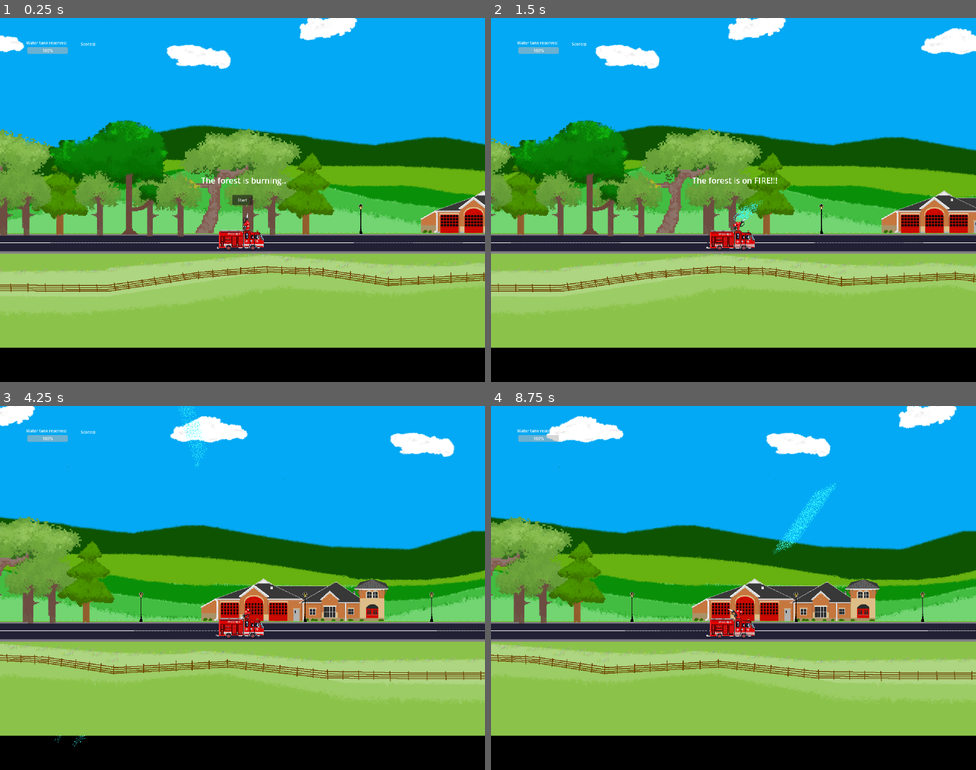
Above: before the commit, frames 1-4 (two rows, left to right).
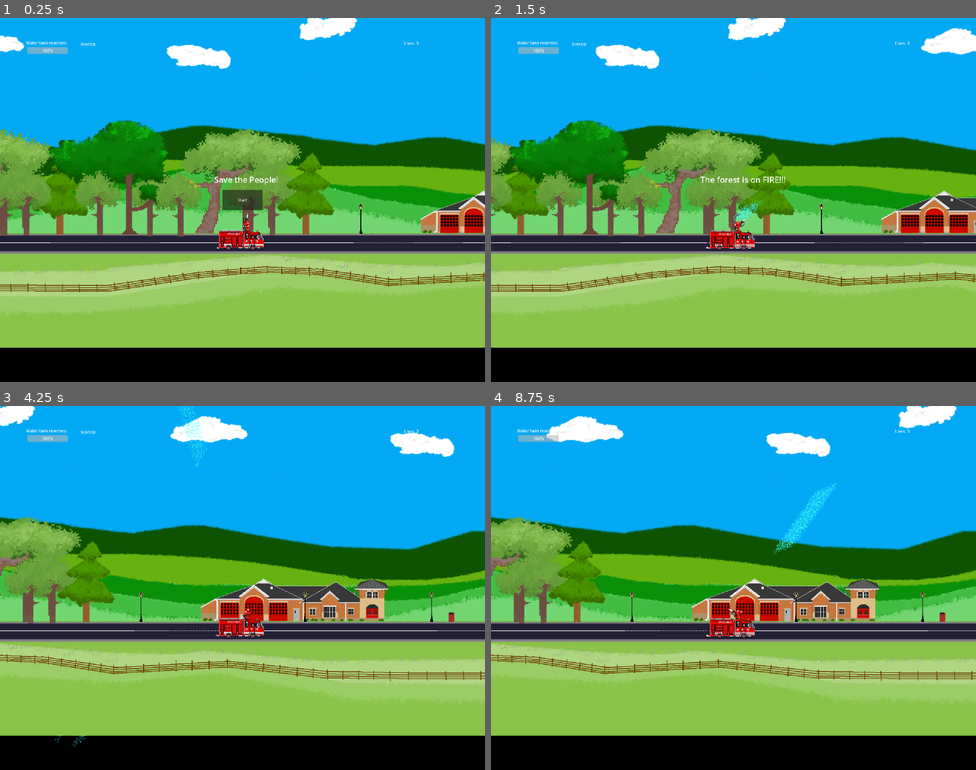
Above: after the commit, the same moments.

Repository: DevBelloper/8_Bit_Fire
Game: Godot game, scene res://scenes/main.tscn
The game is run twice, just before and just after one commit, with the same random seed, the same clock (stepped at 60 frames per second) and the same inputs.
Inputs (mouse positions are in pixels of both pictures, inside the frame that each line leads up to):
- Up to frame 1 (0.25 s): no input
- Up to frame 2 (1.5 s): click "Start" at 0.5 s; move the mouse to (840, 181) at 1.27 s; press the mouse at (840, 181) at 1.28 s; hold D (move_right) from 1.28 s (still down)
- Up to frame 3 (4.25 s): move the mouse to (145, 606) at 2.02 s; release D (move_right) at 2.03 s; release the mouse at (145, 606) at 2.03 s; hold Left (move_left) 2.03-2.78 s; click (145, 606) at 2.1 s; move the mouse to (291, 507) at 2.77 s; press the mouse at (291, 507) at 2.78 s; hold D (move_right) from 2.78 s (still down); move the mouse to (218, 660) at 3.52 s; release the mouse at (218, 660) at 3.53 s; click (218, 660) at 3.6 s
- Up to frame 4 (8.75 s): move the mouse to (879, 642) at 4.27 s; release D (move_right) at 4.28 s; press the mouse at (879, 642) at 4.28 s; hold Left (move_left) 4.28-6.53 s; move the mouse to (588, 533) at 5.02 s; release the mouse at (588, 533) at 5.03 s; click (588, 533) at 5.1 s; move the mouse to (757, 588) at 5.77 s; press the mouse at (757, 588) at 5.78 s; move the mouse to (660, 497) at 6.52 s; release the mouse at (660, 497) at 6.53 s; hold D (move_right) from 6.53 s (still down); click (660, 497) at 6.6 s; move the mouse to (840, 569) at 7.27 s; press the mouse at (840, 569) at 7.28 s; move the mouse to (636, 606) at 8.02 s; release the mouse at (636, 606) at 8.03 s; click (636, 606) at 8.1 s

The runs differ from the first frame. In frame 1, 0.6% of the frame differs, in the area x 41-87%, y 6-53%; in frame 2, 0.2%; in frame 3, less than 0.1%; in frame 4, less than 0.1%.

Commit message:
General Update
I have been sitting on these commits for too long.

Diff:
--- /dev/null
+++ b/scenes/Backup_projectile.tscn
@@ -0,0 +1,53 @@
+[gd_scene load_steps=6 format=3 uid="uid://co8euca1gkyoj"]
+
+[ext_resource type="Script" path="res://scripts/projectile.gd" id="1_tgmb0"]
+[ext_resource type="Texture2D" uid="uid://cqdqqekp6u5v5" path="res://assets/water.png" id="2_xwrro"]
+
+[sub_resource type="Shader" id="Shader_l0rgv"]
+code = "shader_type particles;
+
+void start() {
+	// Called when a particle is spawned.
+}
+
+void process() {
+	// Called every frame on existing particles (according to the Fixed FPS property).
+}
+"
+
+[sub_resource type="ShaderMaterial" id="ShaderMaterial_kraxi"]
+shader = SubResource("Shader_l0rgv")
+
+[sub_resource type="CircleShape2D" id="CircleShape2D_r7x83"]
+
+[node name="Projectile" type="Area2D" groups=["water"]]
+scale = Vector2(0.982299, 0.988166)
+collision_layer = 17
+collision_mask = 4
+script = ExtResource("1_tgmb0")
+
+[node name="Sprite2D" type="Sprite2D" parent="."]
+visible = false
+material = SubResource("ShaderMaterial_kraxi")
+scale = Vector2(0.75, 0.75)
+texture = ExtResource("2_xwrro")
+
+[node name="CollisionShape2D" type="CollisionShape2D" parent="."]
+position = Vector2(-1.01802, 0)
+scale = Vector2(0.5, 0.5)
+shape = SubResource("CircleShape2D_r7x83")
+
+[node name="CPUParticles2D" type="CPUParticles2D" parent="."]
+amount = 80
+lifetime = 0.5
+speed_scale = 5.0
+explosiveness = 0.09
+emission_shape = 2
+emission_sphere_radius = 6.0
+particle_flag_align_y = true
+gravity = Vector2(0, 9.8)
+color = Color(0.207843, 1, 1, 1)
+hue_variation_min = -0.51
+hue_variation_max = 0.76
+
+[connection signal="area_entered" from="." to="." method="_on_area_entered"]
--- /dev/null
+++ b/scenes/area_2d.tscn
@@ -0,0 +1,15 @@
+[gd_scene load_steps=3 format=3 uid="uid://dhgn0dd0dn3p5"]
+
+[ext_resource type="Texture2D" uid="uid://k2tukfolrdct" path="res://assets/Barrel.png" id="1_qew0m"]
+
+[sub_resource type="CircleShape2D" id="CircleShape2D_ib4e1"]
+
+[node name="People" type="Area2D"]
+collision_layer = 8
+
+[node name="CollisionShape2D" type="CollisionShape2D" parent="."]
+shape = SubResource("CircleShape2D_ib4e1")
+
+[node name="Sprite2D" type="Sprite2D" parent="."]
+position = Vector2(-1, 3)
+texture = ExtResource("1_qew0m")
--- a/scenes/hud.tscn
+++ b/scenes/hud.tscn
@@ -13,20 +13,21 @@
 text = "Score: "
 
 [node name="StartMessage" type="Label" parent="."]
-anchors_preset = 14
+anchors_preset = 8
+anchor_left = 0.5
 anchor_top = 0.5
-anchor_right = 1.0
+anchor_right = 0.5
 anchor_bottom = 0.5
-offset_left = 796.0
-offset_top = -101.0
-offset_right = 796.0
-offset_bottom = -78.0
+offset_left = -112.0
+offset_top = -104.0
+offset_right = 19.0
+offset_bottom = -29.0
 grow_horizontal = 2
 grow_vertical = 2
 scale = Vector2(2, 2)
 size_flags_horizontal = 0
-text = "The forest is burning.."
-autowrap_mode = 2
+text = "Save the People! "
+horizontal_alignment = 1
 
 [node name="StartButton" type="Button" parent="."]
 anchors_preset = 8
@@ -34,10 +35,10 @@
 anchor_top = 0.5
 anchor_right = 0.5
 anchor_bottom = 0.5
-offset_left = -40.0
-offset_top = -20.0
-offset_right = 40.0
-offset_bottom = 20.0
+offset_left = -80.0
+offset_top = -40.0
+offset_right = 80.0
+offset_bottom = 40.0
 grow_horizontal = 2
 grow_vertical = 2
 size_flags_horizontal = 4
@@ -80,5 +81,20 @@
 size_flags_horizontal = 4
 text = "Water tank reserves:"
 
+[node name="LivesLabel" type="Label" parent="."]
+offset_left = 1600.0
+offset_top = 88.0
+offset_right = 1652.0
+offset_bottom = 111.0
+text = "Lives: "
+
+[node name="Life" type="Label" parent="."]
+offset_left = 1648.0
+offset_top = 88.0
+offset_right = 1688.0
+offset_bottom = 111.0
+text = "3
+"
+
 [connection signal="pressed" from="StartButton" to="." method="_on_start_button_pressed"]
 [connection signal="timeout" from="MessageTimer" to="." method="_on_message_timer_timeout"]
--- /dev/null
+++ b/scenes/ladder.gd
@@ -0,0 +1,23 @@
+extends Area2D
+
+class_name Ladder
+@export var lifetime_seconds: float = 2.0
+
+var direction = Vector2(1.0,0.0)
+var speed: float = 600
+
+func _process(delta):
+	position = position + speed * direction * delta
+
+
+func _ready():
+	#Start time for that will despawn the projectile after its lifetime EXPIRES
+
+	connect("area_entered", _on_Ladder_area_entered)
+
+func _on_Timer_timeout():
+	pass
+
+func _on_Ladder_area_entered(area):
+	if area.is_in_group("people"):
+		queue_free()
--- /dev/null
+++ b/scenes/ladder.tscn
@@ -0,0 +1,39 @@
+[gd_scene load_steps=6 format=3 uid="uid://bqjd6qoe1tfp"]
+
+[ext_resource type="Script" path="res://scenes/ladder.gd" id="1_hnj2n"]
+[ext_resource type="Texture2D" uid="uid://cqdqqekp6u5v5" path="res://assets/water.png" id="2_o7jvt"]
+
+[sub_resource type="Shader" id="Shader_l0rgv"]
+code = "shader_type particles;
+
+void start() {
+	// Called when a particle is spawned.
+}
+
+void process() {
+	// Called every frame on existing particles (according to the Fixed FPS property).
+}
+"
+
+[sub_resource type="ShaderMaterial" id="ShaderMaterial_kraxi"]
+shader = SubResource("Shader_l0rgv")
+
+[sub_resource type="CircleShape2D" id="CircleShape2D_r7x83"]
+
+[node name="Ladder" type="Area2D" groups=["water"]]
+scale = Vector2(0.982299, 0.988166)
+collision_layer = 17
+collision_mask = 4
+script = ExtResource("1_hnj2n")
+
+[node name="Sprite2D" type="Sprite2D" parent="."]
+material = SubResource("ShaderMaterial_kraxi")
+scale = Vector2(0.75, 0.75)
+texture = ExtResource("2_o7jvt")
+
+[node name="CollisionShape2D" type="CollisionShape2D" parent="."]
+position = Vector2(-1.01802, 0)
+scale = Vector2(0.5, 0.5)
+shape = SubResource("CircleShape2D_r7x83")
+
+[connection signal="area_entered" from="." to="." method="_on_area_entered"]
--- a/scenes/main.tscn
+++ b/scenes/main.tscn
@@ -13,6 +13,7 @@
 [ext_resource type="Texture2D" uid="uid://b5k3pipostycx" path="res://assets/back_hill_para.png" id="10_ynyqq"]
 [ext_resource type="Texture2D" uid="uid://dkvmflh05aqjp" path="res://assets/Middleground.png" id="12_1i3np"]
 [ext_resource type="Texture2D" uid="uid://ba6mq6myed6gs" path="res://assets/ground.png" id="12_y0u5n"]
+[ext_resource type="PackedScene" uid="uid://ts5cwb7d4oh7" path="res://scenes/people.tscn" id="14_01qqh"]
 
 [node name="Main" type="Node"]
 script = ExtResource("1_l77q7")
@@ -145,6 +146,9 @@
 motion_scale = Vector2(1.25, 1)
 motion_mirroring = Vector2(5760, 0)
 
+[node name="People" parent="." groups=["people"] instance=ExtResource("14_01qqh")]
+position = Vector2(1273, -165)
+
 [connection signal="water_level_changed" from="Player" to="HUD" method="_on_player_water_level_changed"]
 [connection signal="water_used" from="Player" to="HUD" method="_on_water_used"]
 [connection signal="score" from="Fire" to="." method="increase_score"]
--- /dev/null
+++ b/scenes/people.gd
@@ -0,0 +1,29 @@
+extends Area2D
+
+signal score
+
+var health = 50 # health value of people
+
+func _ready():
+	connect("area_entered",_on_area_entered)
+
+func _physics_process(_delta):
+	#$People_Animation.play()
+	pass
+
+
+func decrease_health():
+	health -= 1
+	print("DEBUG-Decrease People Health Function")
+	print(health)
+	if health <= 0:
+		print(score)
+		queue_free()
+		emit_signal("score")
+
+
+
+func _on_area_entered(area):
+	if area.is_in_group("people"):
+		print("DEBUG-Area is in group people ")
+		decrease_health()
--- /dev/null
+++ b/scenes/people.tscn
@@ -0,0 +1,17 @@
+[gd_scene load_steps=4 format=3 uid="uid://ts5cwb7d4oh7"]
+
+[ext_resource type="Texture2D" uid="uid://k2tukfolrdct" path="res://assets/Barrel.png" id="1_6q7x0"]
+[ext_resource type="Script" path="res://scenes/people.gd" id="1_bth22"]
+
+[sub_resource type="CircleShape2D" id="CircleShape2D_ib4e1"]
+
+[node name="People" type="Area2D"]
+collision_layer = 8
+script = ExtResource("1_bth22")
+
+[node name="CollisionShape2D" type="CollisionShape2D" parent="."]
+shape = SubResource("CircleShape2D_ib4e1")
+
+[node name="Sprite2D" type="Sprite2D" parent="."]
+position = Vector2(-1, 3)
+texture = ExtResource("1_6q7x0")
--- a/scripts/player.gd
+++ b/scripts/player.gd
@@ -8,6 +8,7 @@
 var max_water = 15000
 var current_water = max_water
 var is_idle = true # Keep track of idle state for player movement
+var points: int = 0 # variable to store points
 
 func _ready():
 	var weapon = $Weapon
@@ -19,8 +20,6 @@
 	print("Signal recieved loud and clear for resupply")
 	current_water = max_water
 	emit_signal("water_level_changed", current_water)
-
-
 
 func _on_weapon_water_used(amount):
 	current_water -= amount
Not shown: 1 places in scenes/main.tscn that only renumber resources
